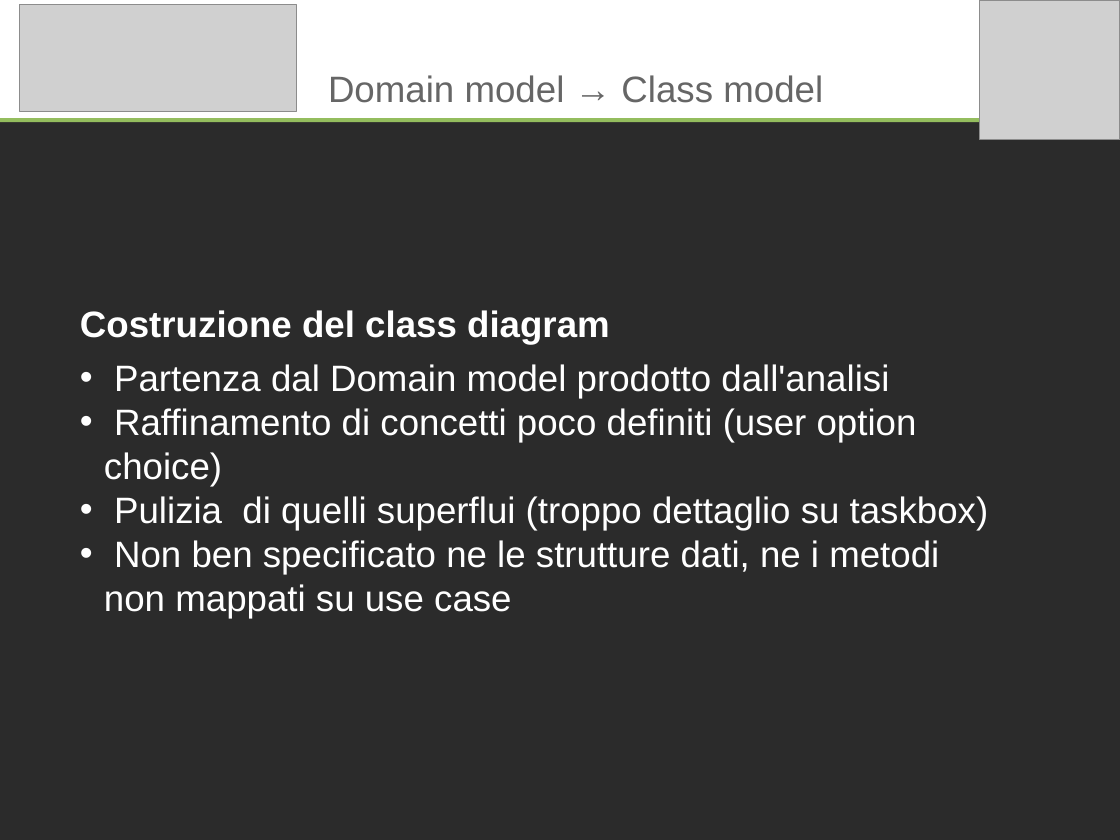
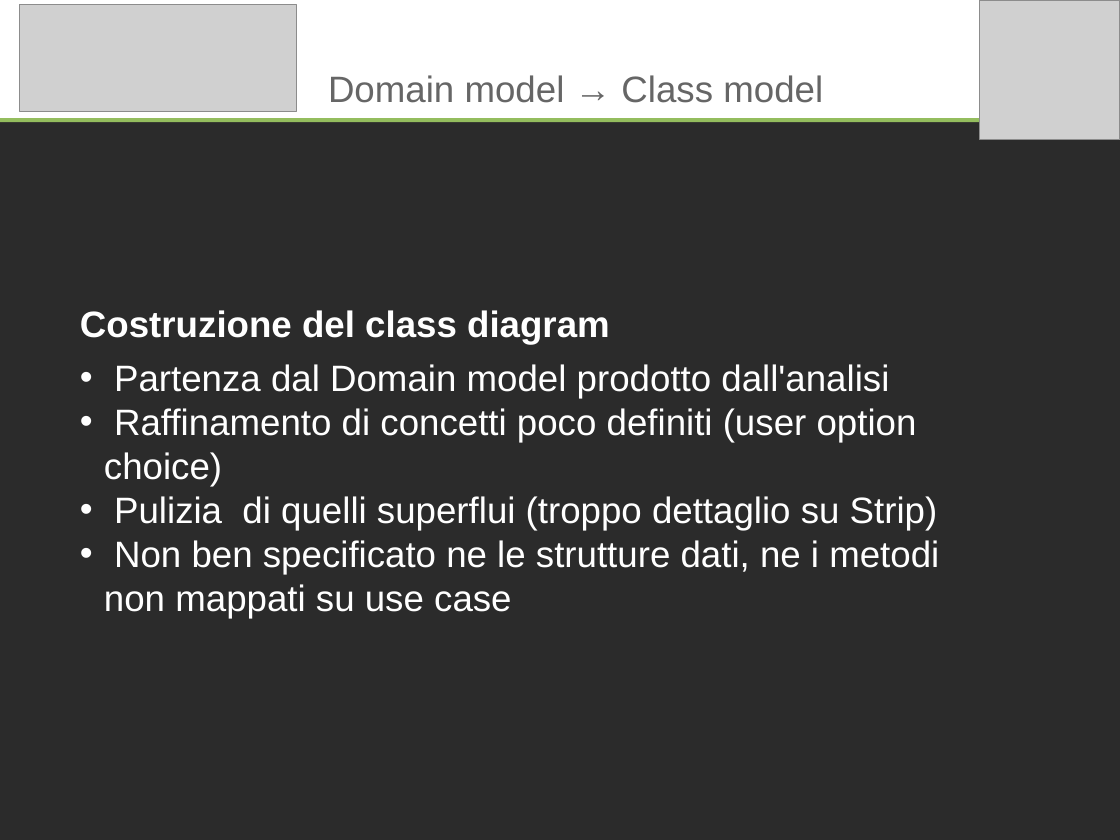
Before and after one commit to marcotinacci/PMango-Diagrams, a slide deck: slide 3 of documentazione_progetto/exams/nocentini/nocentini_presentation.odp. Drawn at 1120x840 pixels with LibreOffice and Linux fonts; fonts in the diff are those of the drawing; grey boxes stand for pictures; background and template pictures are left out; a plain dark background stands for a picture behind light text. Boxes give left, top, right and bottom in pixels: in the first picture for what was removed or moved away, otherwise in the second. Text is boxed around its words. In the diff, an @@ line names an element or a change of style, - is before the commit and + after.

Commit message:
last update of my presentation

```diff
--- a/documentazione_progetto/exams/nocentini/nocentini_presentation.odp
+++ b/documentazione_progetto/exams/nocentini/nocentini_presentation.odp
@@ text at [114,496,938,531]: text changed @@
-• Pulizia di quelli superflui (troppo dettaglio su taskbox)
+• Pulizia di quelli superflui (troppo dettaglio su Strip)
```
Also in this commit, not shown: 1 other file.
